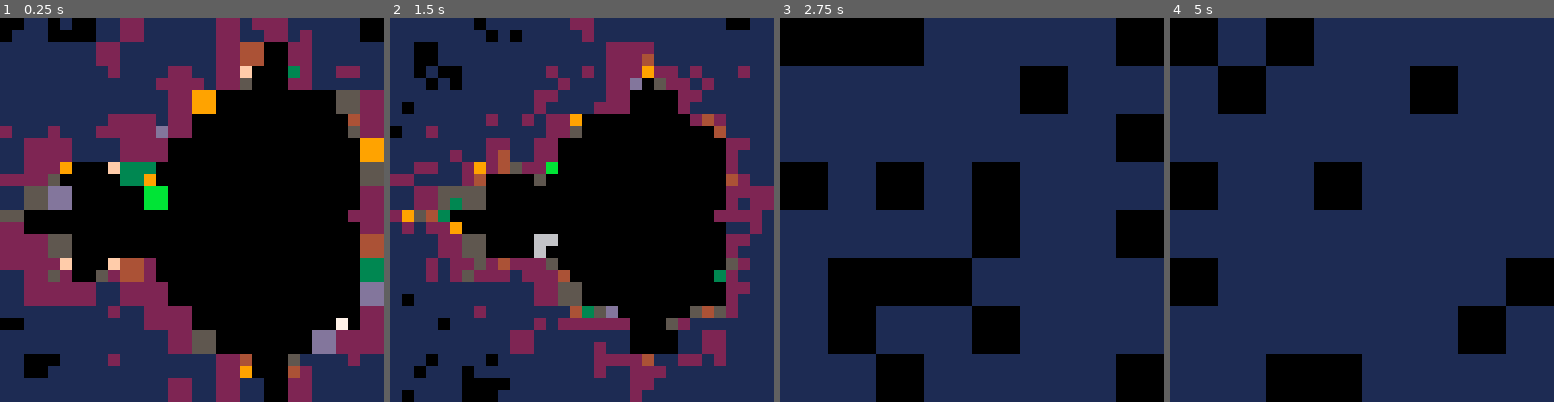
Above: before the commit, frames 1-4 (left to right).
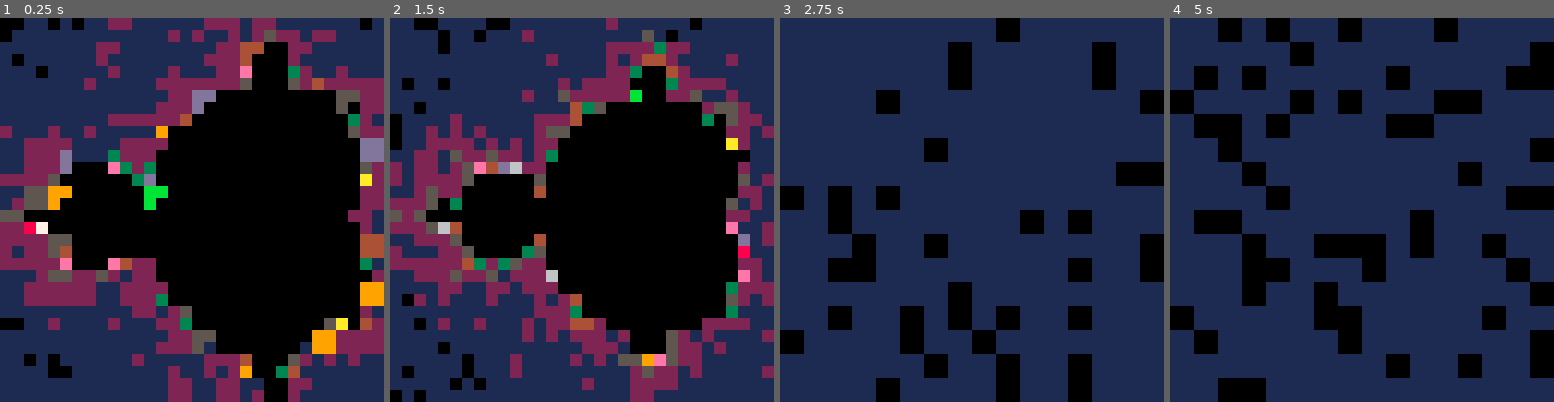
Above: after the commit, the same moments.

Repository: jcwilk/mandel1
Game: PICO-8 cartridge mandel1.p8
Same seed, same stepped clock (60 frames per second), same inputs: the game is played once before the commit and once after it.
Inputs:
- Up to frame 1 (0.25 s): no input
- Up to frame 2 (1.5 s): tap X (X key) at 0.33, 1.07 s; tap O (Z key) at 0.7 s
- Up to frame 3 (2.75 s): hold Right 1.6-2.1 s; tap O (Z key) at 1.7, 2.1, 2.5 s; tap X (X key) at 1.85 s; hold Up 2.15-2.42 s; hold Right from 2.47 s (still down)
- Up to frame 4 (5 s): tap O (Z key) every 0.4 s from 2.9 to 4.9 s; tap X (X key) at 2.97, 4.08 s; release Right at 3.03 s; hold Left 3.08-3.58 s; hold Down 3.63-3.97 s; hold Right 4.02-4.68 s; hold Up from 4.73 s (still down)

The runs differ from the first frame. In frame 1, 14% of the frame differs, in the area x 3-100%, y 0-100%; in frame 2, 30%; in frame 3, 35%, in the area x 0-100%, y 0-100%; in frame 4, 34%.

Commit message:
Coroutine-ize draw for buttery smooth 60fps

Diff:
--- a/mandel1.p8
+++ b/mandel1.p8
@@ -6,7 +6,10 @@
 camx=-.5
 camy=0
 cam_width=2
-colors={1,2,5,4,3,9,13,6,15,14,12,8,11,10,7}
+colors={1,2,5,4,3,13,9,8,14,6,15,12,11,10,7}
+zoom_ratio=1.025
+move_amount=1/32
+
 function mandel(screenx,screeny)
  local x=(screenx/63.5 - 1)
  local y=(screeny/63.5 - 1)
@@ -39,27 +42,27 @@
 
  if btn(0) then
   moved=true
-  camx-=cam_width/16
+  camx-=cam_width*move_amount
  end
  if btn(1) then
   moved=true
-  camx+=cam_width/16
+  camx+=cam_width*move_amount
  end
  if btn(2) then
   moved=true
-  camy-=cam_width/16
+  camy-=cam_width*move_amount
  end
  if btn(3) then
   moved=true
-  camy+=cam_width/16
+  camy+=cam_width*move_amount
  end
  if btn(4) then
   moved=true
-  cam_width*=.95
+  cam_width/=zoom_ratio
  end
  if btn(5) then
   moved=true
-  cam_width*=1.05
+  cam_width*=zoom_ratio
  end
 end
 
@@ -68,31 +71,48 @@
  {0,1},
  {1,0}
 }
-max_draw_width=16
+max_draw_width=16 // must be power of 2
 draw_width=max_draw_width
 moved=true
-delayer=0
 function _draw()
  if moved then
-  cls()
-  draw_width=max_draw_width
-  for x=0,127,draw_width do
-   for y=0,127,draw_width do
-    rectfill(x,y,x+draw_width-1,y+draw_width-1,mandel(x,y,0,0,iterations))
+  co_draw=cocreate(co_draw_f)
+ end
+ if costatus(co_draw) != "dead" then
+  assert(coresume(co_draw))
+ end
+ //rectfill(0,0,20,6,0)
+ //print(stat(7),0,0,7)
+end
+
+function co_draw_f()
+ cls()
+ moved=false
+ draw_width=max_draw_width
+
+ for x=0,127,draw_width do
+  for y=0,127,draw_width do
+   if stat(1) > 0.95 then
+    yield()
    end
-  end
-
-  draw_width/=2
-  redraw_i=1
-  redraw_col=0
-  redraw_row=0
-  moved=false
- elseif draw_width >= 1 then
+   rectfill(x,y,x+draw_width-1,y+draw_width-1,mandel(x,y,0,0,iterations))
+  end
+ end
+
+ draw_width/=2
+ redraw_i=1
+ redraw_col=0
+ redraw_row=0
+
+ while draw_width >= 1 do
   local step=redraw_steps[redraw_i]
   local xoff=step[1]*draw_width + redraw_col*draw_width*2
   local yoff=step[2]*draw_width + redraw_row*draw_width*2
   for x=xoff,127,max_draw_width do
    for y=yoff,127,max_draw_width do
+    if stat(1) > 0.95 then
+     yield()
+    end
     rectfill(x,y,x+draw_width-1,y+draw_width-1,mandel(x,y,0,0,iterations))
    end
   end
